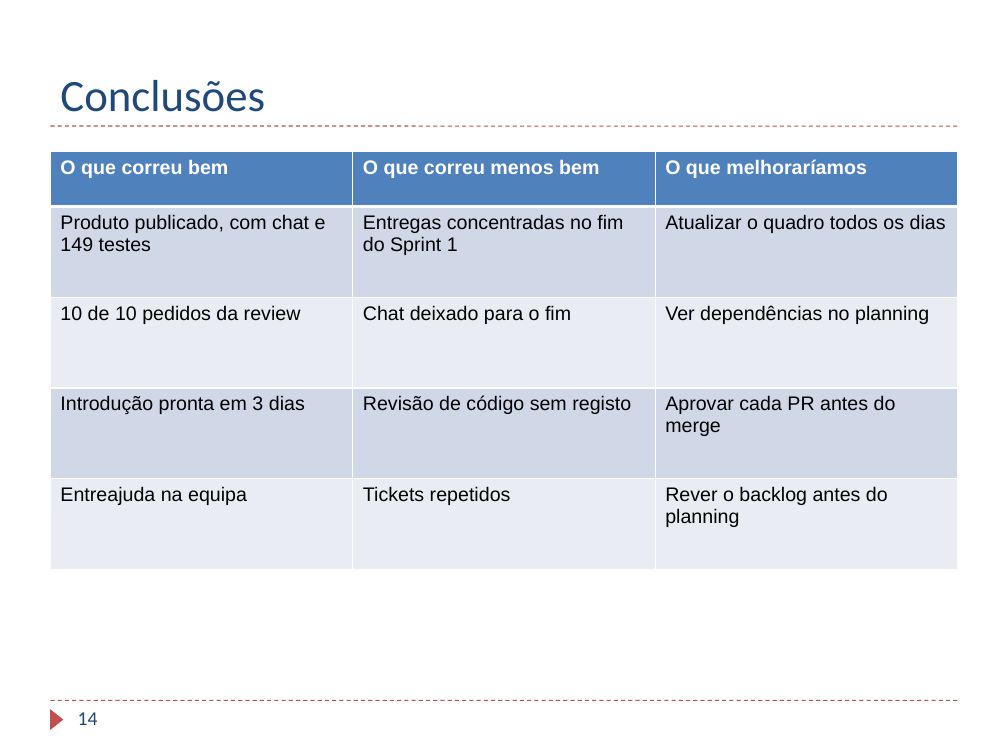
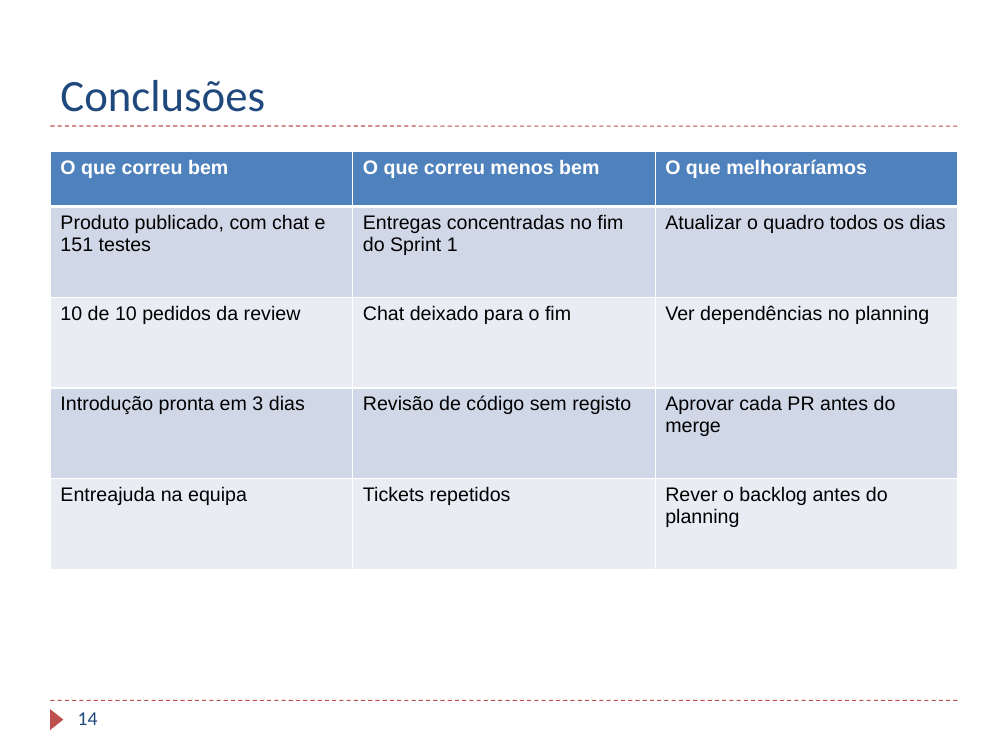
Before and after one commit to TaniaBmGuedes/MDS-TP4, a slide deck: slide 14 of entrega/07_Apresentacao_Final.pptx. Drawn at 1008x756 pixels with LibreOffice and Linux fonts; fonts in the diff are those of the drawing; background and template pictures are left out. Boxes give left, top, right and bottom in pixels: in the first picture for what was removed or moved away, otherwise in the second. Text is boxed around its words. In the diff, an @@ line names an element or a change of style, - is before the commit and + after.

Commit message:
Apresentação: slide de qualidade (151 testes, tipos, ESLint e deploy preview) em vez do exemplo do PR

```diff
--- a/entrega/07_Apresentacao_Final.pptx
+++ b/entrega/07_Apresentacao_Final.pptx
@@ table at (50,151,958,570) @@
-row 2, column 1: Produto publicado, com chat e 149 testes
+row 2, column 1: Produto publicado, com chat e 151 testes
```
Also in this commit, not shown: 1 other slide changed, 1 slide added, 1 slide removed.
